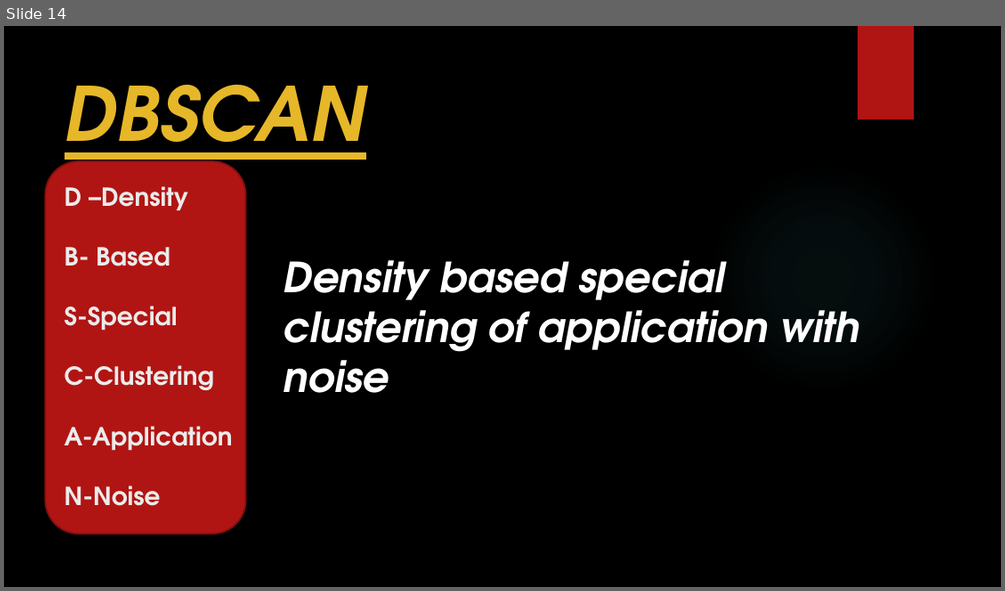
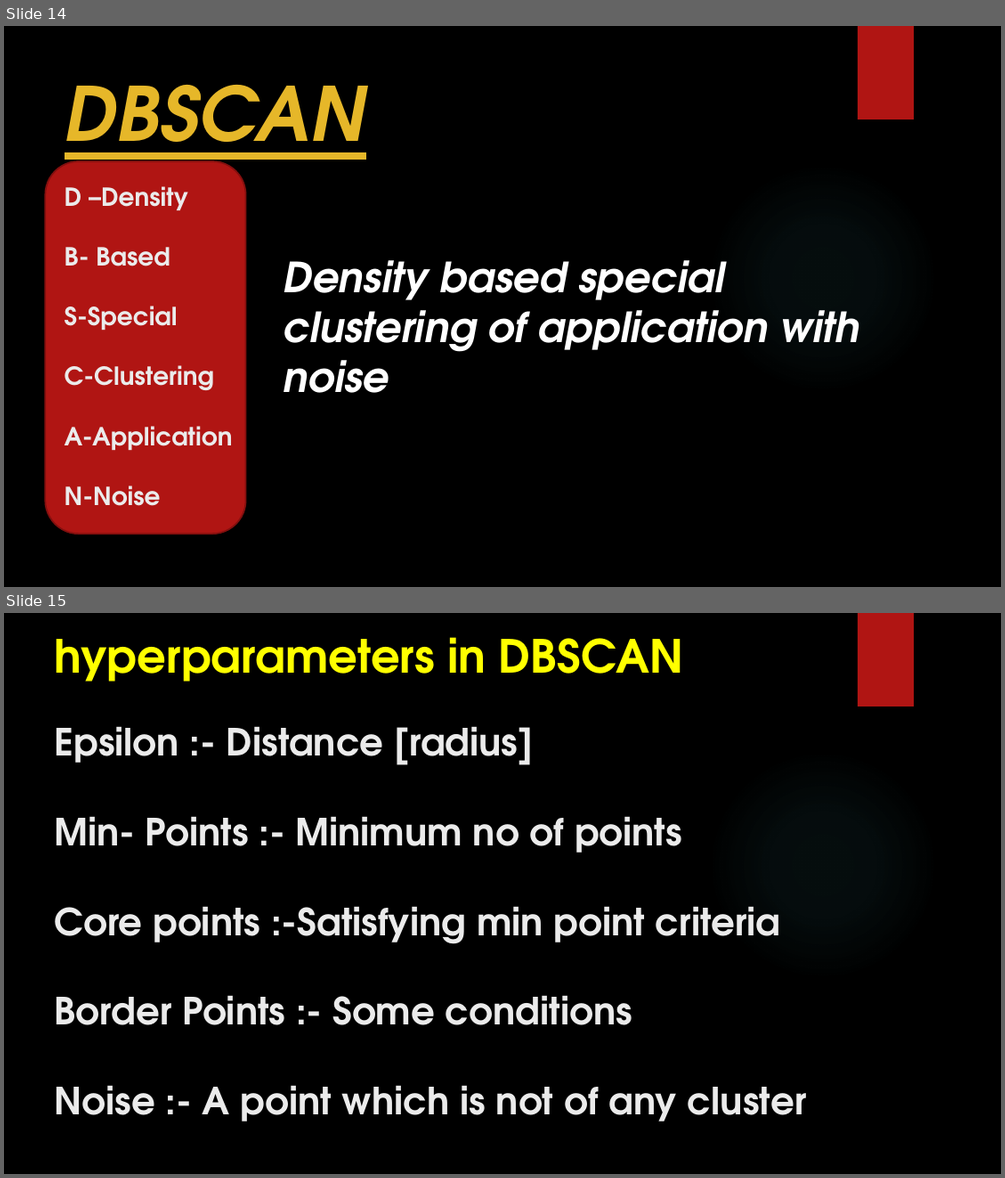
Before and after one commit to Iant011/Unsupervised_Semi, a slide deck: Clustring.pptx. Shown one above the other, each under a label of ours: slide 14 before the commit, slides 14 and 15 after it. The pictures are 1005x591 and 1005x1178 pixels, drawn with LibreOffice and Linux fonts; fonts in the diff are those of the drawing; background and template pictures are left out. Boxes give left, top, right and bottom in pixels: in the first picture for what was removed or moved away, otherwise in the second. Text is boxed around its words. In the diff, an @@ line names an element or a change of style, - is before the commit and + after.

```diff
--- a/Clustring.pptx
+++ b/Clustring.pptx
@@ slide 15 added at bbox=[4, 613, 1001, 1174], background picture (left out); not listed: 2 template elements that a slide beside it also shows @@
@@ text added at bbox=[54, 637, 684, 682], 44 pt, text #FFFF00, bold @@
+hyperparameters in DBSCAN
@@ title added at bbox=[55, 726, 807, 1121], 36 pt, text #EBEBEB, bold @@
+Epsilon :- Distance [radius]
+Min- Points :- Minimum no of points
+Core points :-Satisfying min point criteria
+Border Points :- Some conditions
+Noise :- A point which is not of any cluster
```
Also in this commit, not shown: 7 other slides added.
